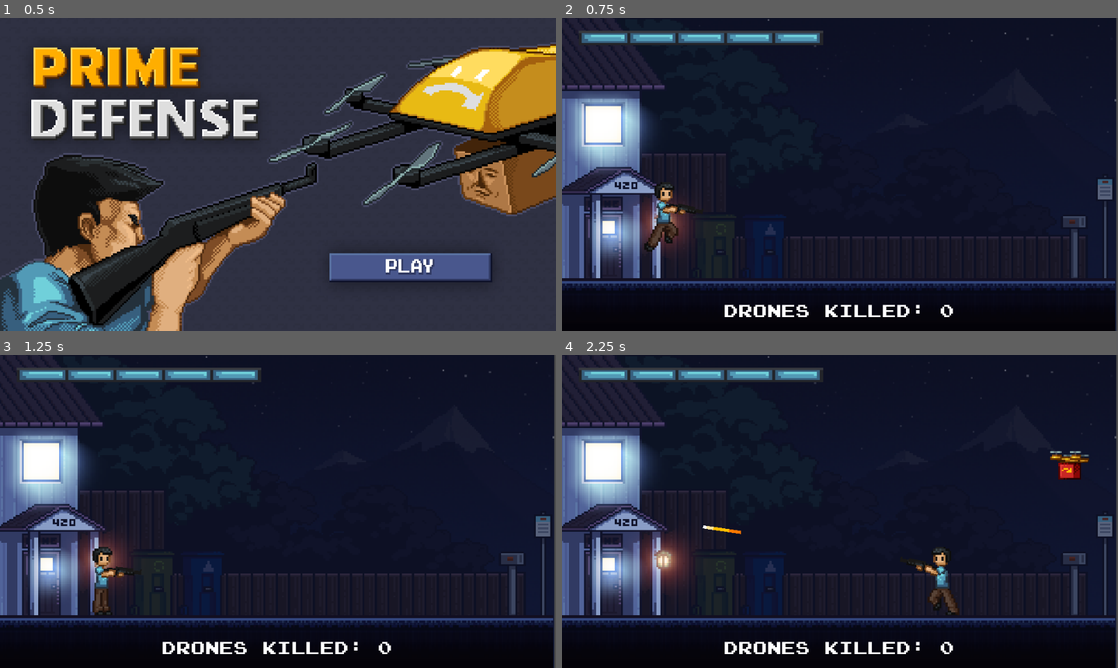
Above: before the commit, frames 1-4 (two rows, left to right).
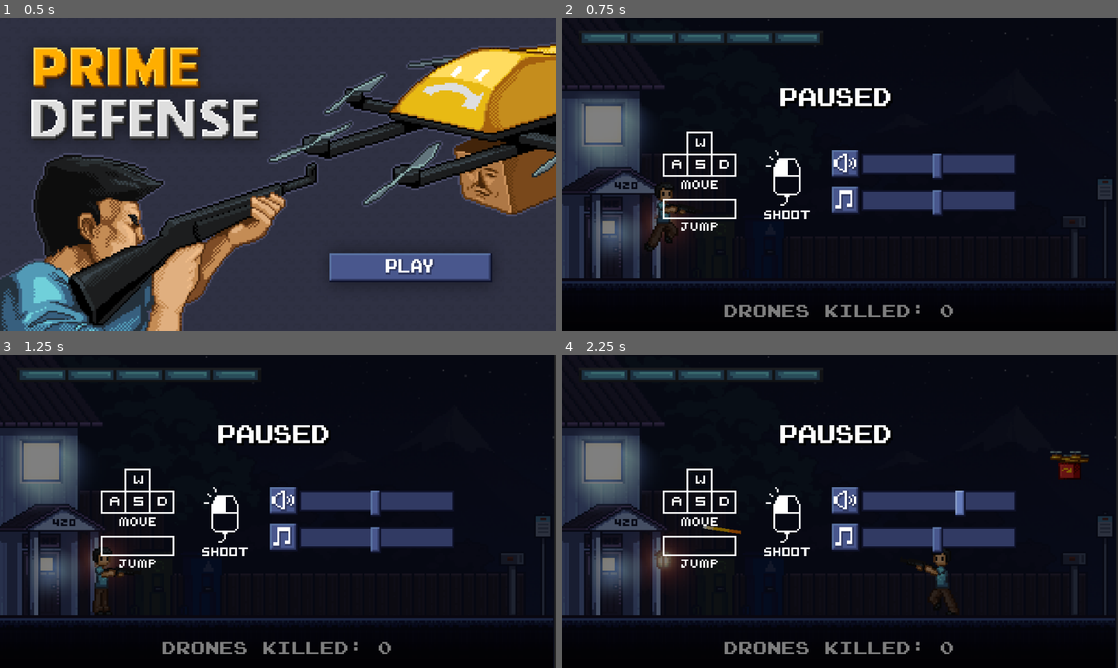
Above: after the commit, the same moments.

Repository: revanj/amazon-defense
Game: Godot game, scene res://TitleScene.tscn
Same seed, same stepped clock (60 frames per second), same inputs: the game is played once before the commit and once after it. Sound files missing from this copy of the repository are replaced by a short silence.
Inputs (mouse positions are in pixels of both pictures, inside the frame that each line leads up to):
- Up to frame 1 (0.5 s): no input
- Up to frame 2 (0.75 s): click (973, 268) at 0.5 s
- Up to frame 3 (1.25 s): no input
- Up to frame 4 (2.25 s): tap Enter at 1.25 s; move the mouse to (962, 495) at 1.27 s; hold D (right) from 1.28 s (still down); click (962, 495) at 1.35 s; tap Space (jump) at 1.52 s; move the mouse to (728, 527) at 2.02 s; click (728, 527) at 2.1 s

Frame 1 is identical in both runs. In frame 2, 26% of the frame differs, in the area x 0-100%, y 0-100%; in frame 3, 26%; in frame 4, 27%.

Commit message:
add not working pause menu

Diff:
--- a/Prefabs/UI.tscn
+++ b/Prefabs/UI.tscn
@@ -1,9 +1,50 @@
-[gd_scene load_steps=5 format=3 uid="uid://dtiqxsodrnmd8"]
+[gd_scene load_steps=16 format=3 uid="uid://dtiqxsodrnmd8"]
 
 [ext_resource type="Script" path="res://UI.gd" id="1_wrtkq"]
 [ext_resource type="Texture2D" uid="uid://c8e1fokff7wnv" path="res://Art/health_bar/househealth_empty.png" id="2_00iwk"]
 [ext_resource type="Texture2D" uid="uid://7b3i0xund2y4" path="res://Art/health_bar/househealth_full.png" id="3_fy5e2"]
 [ext_resource type="FontFile" uid="uid://csjgvwmrc1vpn" path="res://Art/font/joystix monospace.otf" id="4_srwkm"]
+[ext_resource type="Texture2D" uid="uid://b3d2dxuixiynb" path="res://Art/menu/pause_overlay.png" id="5_f83th"]
+[ext_resource type="Texture2D" uid="uid://r4j484g8cjtu" path="res://Art/menu/paused.png" id="6_5wgc8"]
+[ext_resource type="Texture2D" uid="uid://c6jt1uivauk1s" path="res://Art/menu/instructions.png" id="7_wswqi"]
+[ext_resource type="Texture2D" uid="uid://den80eknjwc00" path="res://Art/menu/icon_music.png" id="8_ks5u4"]
+[ext_resource type="Texture2D" uid="uid://drimhetop3jyw" path="res://Art/menu/button_thin_default.png" id="9_fmpue"]
+[ext_resource type="Texture2D" uid="uid://cuenyjrncp2og" path="res://Art/menu/button_thin_hover.png" id="10_bxthg"]
+[ext_resource type="Texture2D" uid="uid://de2bnxsvfsnmg" path="res://Art/menu/slider_base.png" id="11_wvaq6"]
+[ext_resource type="Texture2D" uid="uid://8n4ggtx4hqym" path="res://Art/menu/icon_sound.png" id="12_1nxji"]
+
+[sub_resource type="StyleBoxTexture" id="StyleBoxTexture_uk7hq"]
+content_margin_left = 0.0
+content_margin_top = 12.0
+content_margin_right = 0.0
+content_margin_bottom = 0.0
+texture = ExtResource("11_wvaq6")
+texture_margin_left = 1.0
+texture_margin_top = 1.0
+texture_margin_right = 1.0
+texture_margin_bottom = 1.0
+
+[sub_resource type="StyleBoxTexture" id="StyleBoxTexture_pgdu8"]
+content_margin_left = 0.0
+content_margin_top = 12.0
+content_margin_right = 0.0
+content_margin_bottom = 0.0
+texture = ExtResource("11_wvaq6")
+texture_margin_left = 1.0
+texture_margin_top = 1.0
+texture_margin_right = 1.0
+texture_margin_bottom = 1.0
+
+[sub_resource type="StyleBoxTexture" id="StyleBoxTexture_dt654"]
+content_margin_left = 0.0
+content_margin_top = 12.0
+content_margin_right = 0.0
+content_margin_bottom = 0.0
+texture = ExtResource("11_wvaq6")
+texture_margin_left = 1.0
+texture_margin_top = 1.0
+texture_margin_right = 1.0
+texture_margin_bottom = 1.0
 
 [node name="CanvasLayer" type="CanvasLayer" node_paths=PackedStringArray("crystal0", "crystal1", "crystal2", "crystal3", "crystal4")]
 script = ExtResource("1_wrtkq")
@@ -120,3 +161,81 @@
 theme_override_font_sizes/font_size = 30
 text = "DRONE KILLED: XX"
 horizontal_alignment = 1
+
+[node name="PauseMenu" type="TextureRect" parent="."]
+anchors_preset = 15
+anchor_right = 1.0
+anchor_bottom = 1.0
+grow_horizontal = 2
+grow_vertical = 2
+texture = ExtResource("5_f83th")
+
+[node name="PauseText" type="TextureRect" parent="PauseMenu"]
+layout_mode = 1
+anchors_preset = 5
+anchor_left = 0.5
+anchor_right = 0.5
+offset_left = -103.0
+offset_top = 121.0
+offset_right = 91.0
+offset_bottom = 156.0
+grow_horizontal = 2
+texture = ExtResource("6_5wgc8")
+
+[node name="TextureRect" type="TextureRect" parent="PauseMenu"]
+layout_mode = 0
+offset_left = 174.0
+offset_top = 196.0
+offset_right = 428.0
+offset_bottom = 367.0
+texture = ExtResource("7_wswqi")
+
+[node name="HSlider" type="HSlider" parent="PauseMenu"]
+texture_filter = 1
+texture_repeat = 1
+layout_mode = 2
+offset_left = 517.0
+offset_top = 231.0
+offset_right = 606.0
+offset_bottom = 246.0
+scale = Vector2(3, 3)
+theme_override_constants/grabber_offset = 1
+theme_override_icons/grabber = ExtResource("9_fmpue")
+theme_override_icons/grabber_highlight = ExtResource("10_bxthg")
+theme_override_styles/slider = SubResource("StyleBoxTexture_uk7hq")
+theme_override_styles/grabber_area = SubResource("StyleBoxTexture_pgdu8")
+theme_override_styles/grabber_area_highlight = SubResource("StyleBoxTexture_dt654")
+value = 50.0
+
+[node name="TextureRect" type="TextureRect" parent="PauseMenu/HSlider"]
+layout_mode = 0
+offset_left = -17.3333
+offset_top = -0.666664
+offset_right = -1.33333
+offset_bottom = 15.3333
+texture = ExtResource("12_1nxji")
+
+[node name="HSlider2" type="HSlider" parent="PauseMenu"]
+texture_filter = 1
+texture_repeat = 1
+layout_mode = 2
+offset_left = 517.0
+offset_top = 294.0
+offset_right = 606.0
+offset_bottom = 309.0
+scale = Vector2(3, 3)
+theme_override_constants/grabber_offset = 1
+theme_override_icons/grabber = ExtResource("9_fmpue")
+theme_override_icons/grabber_highlight = ExtResource("10_bxthg")
+theme_override_styles/slider = SubResource("StyleBoxTexture_uk7hq")
+theme_override_styles/grabber_area = SubResource("StyleBoxTexture_pgdu8")
+theme_override_styles/grabber_area_highlight = SubResource("StyleBoxTexture_dt654")
+value = 50.0
+
+[node name="TextureRect" type="TextureRect" parent="PauseMenu/HSlider2"]
+layout_mode = 0
+offset_left = -17.3333
+offset_top = -0.666664
+offset_right = -1.33333
+offset_bottom = 15.3333
+texture = ExtResource("8_ks5u4")
Binary file added: Art/menu/button_thin_click.png
Not shown, added: Art/menu/button_thin_click.png.import
Binary file added: Art/menu/button_thin_default.png
Not shown, added: Art/menu/button_thin_default.png.import
Binary file added: Art/menu/button_thin_hover.png
Not shown, added: Art/menu/button_thin_hover.png.import
Binary file added: Art/menu/icon_music.png
Not shown, added: Art/menu/icon_music.png.import
Binary file added: Art/menu/icon_sound.png
Not shown, added: Art/menu/icon_sound.png.import
Binary file added: Art/menu/instructions.png
Not shown, added: Art/menu/instructions.png.import
(and 6 more such lines)
